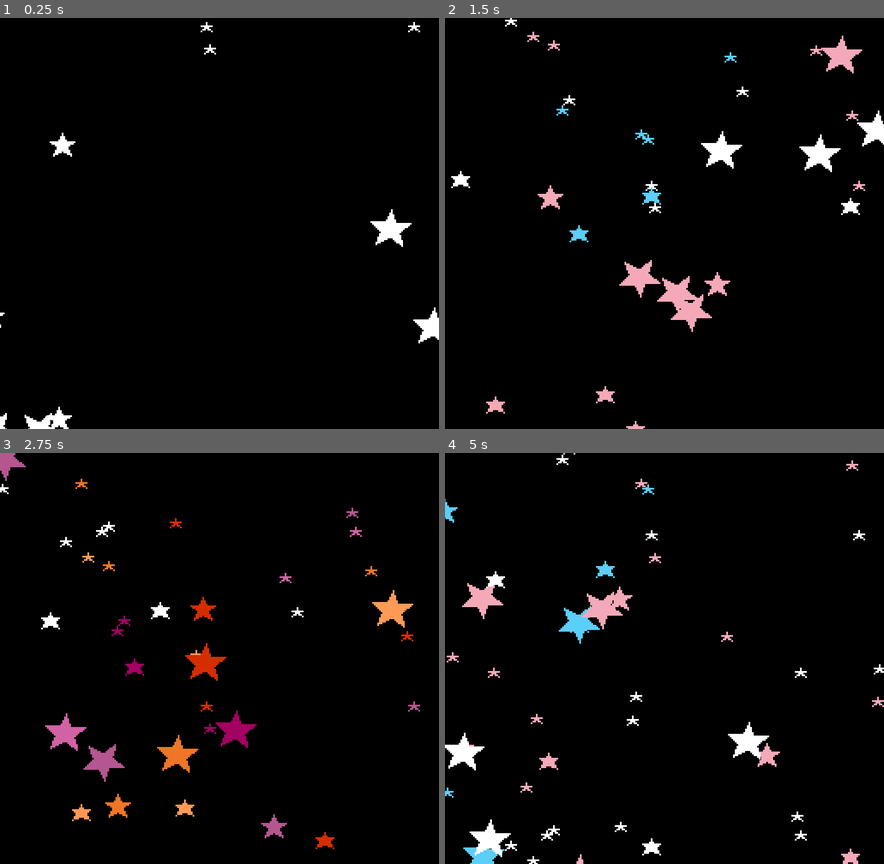
Above: before the commit, frames 1-4 (two rows, left to right).
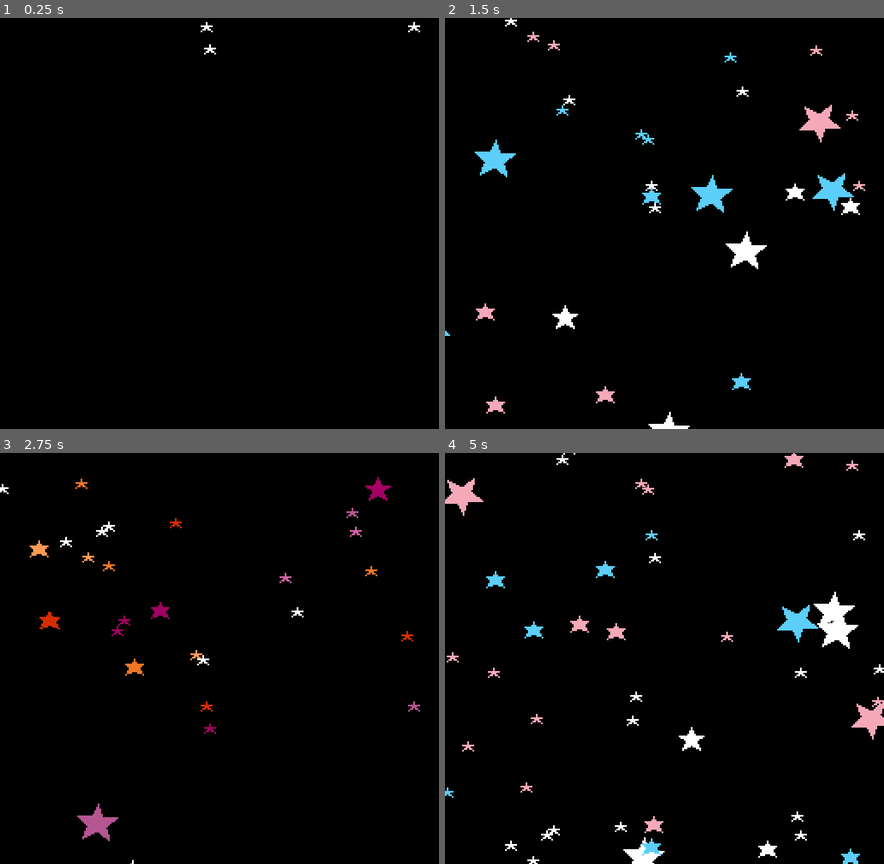
Above: after the commit, the same moments.

Repository: pyritev/RumbleStation-Stars-Demo
Game: Godot game, scene res://main.tscn
Two runs of this game, one before a commit and one after it. Both use one fixed random seed, a clock stepped at 60 frames per second and the inputs below.
Inputs:
- Up to frame 1 (0.25 s): no input
- Up to frame 2 (1.5 s): hold Right (color_right) 0.53-1.28 s; tap M (music) at 0.6, 1.35 s; hold Down (speed_down) from 1.28 s (still down)
- Up to frame 3 (2.75 s): release Down (speed_down) at 2.03 s; hold Right (color_right) from 2.03 s (still down); tap M (music) at 2.1 s
- Up to frame 4 (5 s): release Right (color_right) at 2.78 s; hold Up (speed_up) 2.78-3.53 s; tap M (music) at 2.85, 3.6, 4.35 s; hold Left (color_left) from 3.53 s (still down)

The runs differ from the first frame. In frame 1, 1.1% of the frame differs, in the area x 0-100%, y 27-100%; in frame 2, 5.1%; in frame 3, 3.8%; in frame 4, 5.5%, in the area x 0-100%, y 0-100%.

Commit message:
update spawning calculation again

Diff:
--- a/Spawner.gd
+++ b/Spawner.gd
@@ -28,16 +28,16 @@
 			new_particle.initial_position.y = self.position.y - randi_range(0, screen_size.y)
 			new_particle.initial_position.x = randi_range(0, screen_size.x)
 		elif behavior == "medium_45" || behavior == "xmedium_45" || behavior == "large_45_tilted": # stars that come from the left of the screen
-			new_particle.initial_position.y = randi_range(0, screen_size.y)
-			new_particle.initial_position.x = randi_range(-screen_size.x, -screen_size.x + (screen_size.x))
+			new_particle.initial_position.y = -randi_range(16, screen_size.y)
+			new_particle.initial_position.x = randi_range(-screen_size.x, screen_size.x/1.25)
 		else: # stars that come from the right of the screen
-			new_particle.initial_position.y = randi_range(0, screen_size.y)
-			new_particle.initial_position.x = randi_range(screen_size.x, screen_size.x + (screen_size.x/2))
+			new_particle.initial_position.y = -randi_range(16, screen_size.y)
+			new_particle.initial_position.x = randi_range(screen_size.x/1.25, screen_size.x * 2)
 	else: # respawn behavior: retaion original x position but spawn at the top of the screen (this works don't worry about it)
 		new_particle.initial_position.x = pos.x
 		new_particle.initial_position.y = -16
 	# evil and intimidating ternary statement to determine angle
-	new_particle.angle = 90 if ["small", "medium", "large"].has(behavior) else randi_range(41, 50) if ["medium_45", "large_45_tilted", "xmedium_45"].has(behavior) else randi_range(135, 145)
+	new_particle.angle = 90 if ["small", "medium", "large"].has(behavior) else randi_range(40, 80) if ["medium_45", "large_45_tilted", "xmedium_45"].has(behavior) else randi_range(105, 145)
 	# speed is vibes based
 	new_particle.speed = speed if behavior == "small" else speed * 3
 	# save screen size to star
